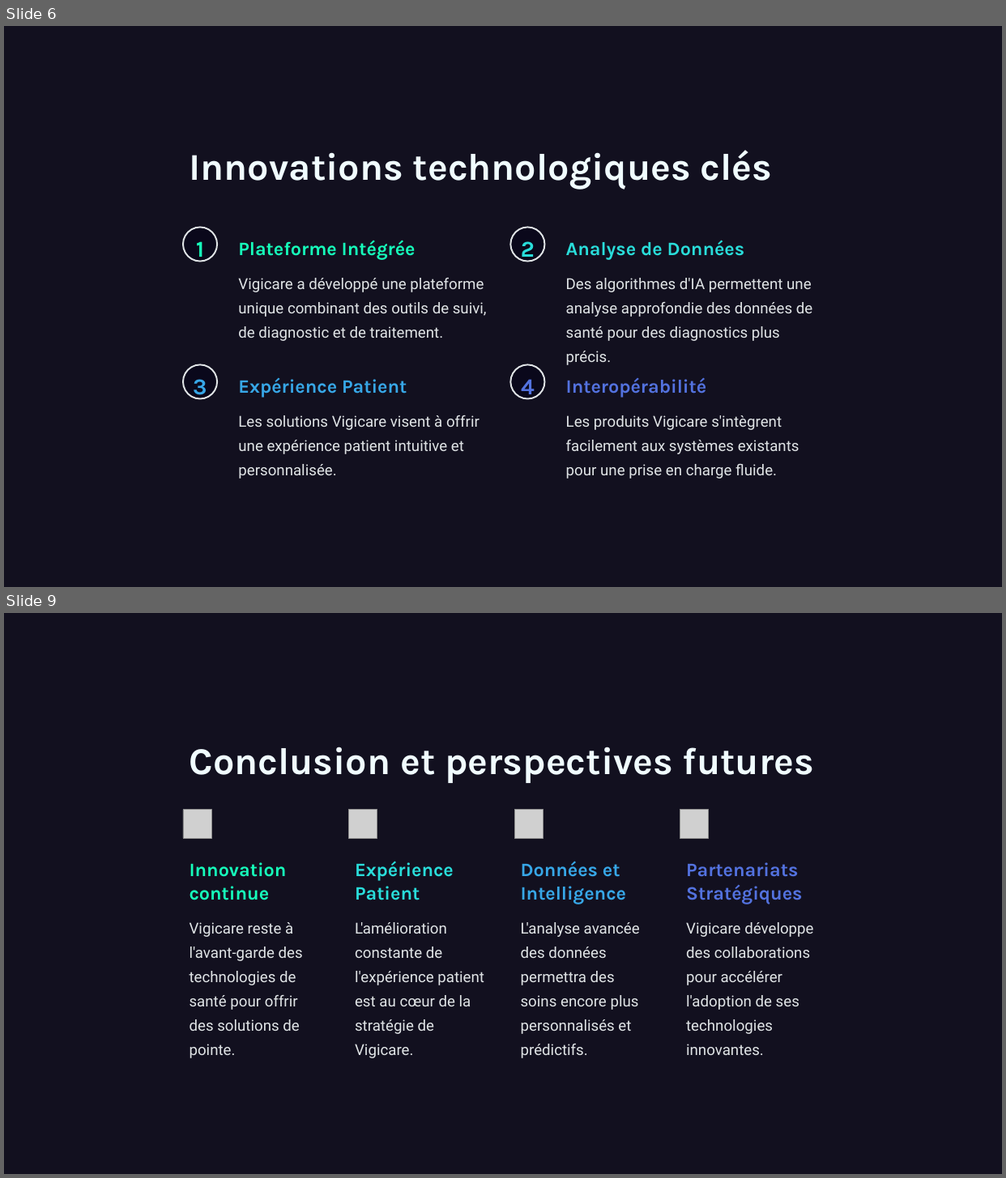
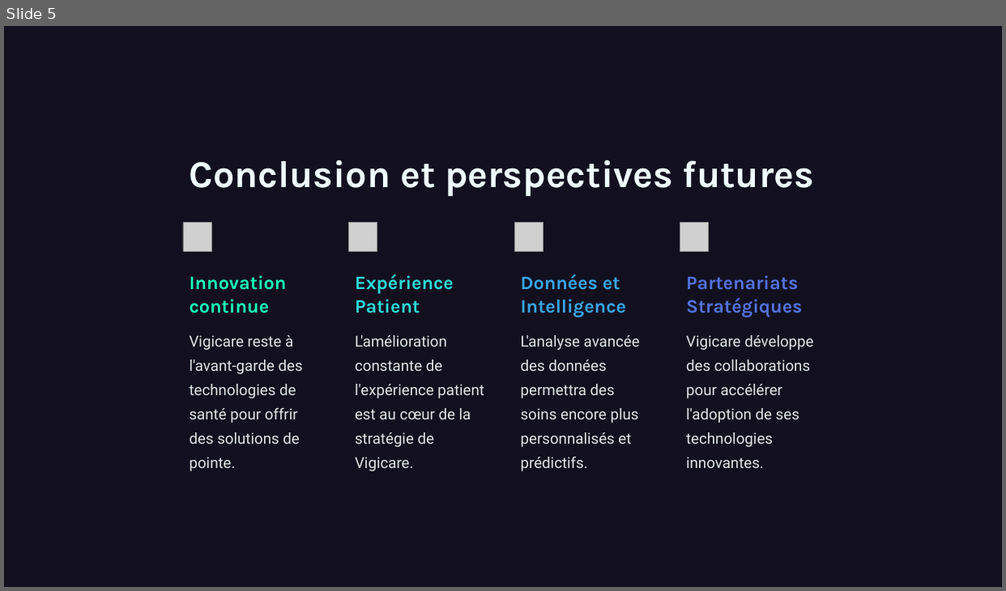
Before and after one commit to youyou2004/portfolio, a slide deck: veille technologique epreuve BTS.pptx. Shown one above the other, each under a label of ours: slides 6 and 9 before the commit, slide 5 after it; the slides between them are not shown. The pictures are 1006x1178 and 1006x591 pixels, drawn with LibreOffice and Linux fonts; fonts in the diff are those of the drawing; grey boxes stand for pictures; background and template pictures are left out; a plain dark background stands for a picture behind light text. Boxes give left, top, right and bottom in pixels: in the first picture for what was removed or moved away, otherwise in the second. Text is boxed around its words. In the diff, an @@ line names an element or a change of style, - is before the commit and + after.

```diff
--- a/veille technologique epreuve BTS.pptx
+++ b/veille technologique epreuve BTS.pptx
@@ slide 6 removed at <box>4,26,1002,587</box>, background picture (left out) @@
@@ rectangle removed at <box>4,26,1002,587</box> @@
@@ text removed at <box>189,150,772,190</box> @@
-Innovations technologiques clés
@@ rounded rectangle removed at <box>183,228,217,262</box> @@
@@ text removed at <box>196,241,204,262</box> @@
-1
@@ text removed at <box>238,240,415,260</box> @@
-Plateforme Intégrée
@@ rounded rectangle removed at <box>510,228,545,262</box> @@
@@ text removed at <box>521,241,535,262</box> @@
-2
@@ text removed at <box>566,240,744,260</box> @@
-Analyse de Données
@@ text removed at <box>238,278,487,341</box> @@
-Vigicare a développé une plateforme unique combinant des outils de suivi, de diagnostic et de traitement.
@@ text removed at <box>566,278,812,341</box> @@
-Des algorithmes d'IA permettent une analyse approfondie des données de santé pour des diagnostics plus précis.
@@ rounded rectangle removed at <box>183,365,217,399</box> @@
@@ rounded rectangle removed at <box>510,365,545,399</box> @@
@@ text removed at <box>193,379,206,399</box> @@
-3
@@ text removed at <box>238,378,407,398</box> @@
-Expérience Patient
@@ text removed at <box>521,379,535,399</box> @@
-4
@@ text removed at <box>566,378,706,398</box> @@
-Interopérabilité
@@ text removed at <box>238,416,479,479</box> @@
-Les solutions Vigicare visent à offrir une expérience patient intuitive et personnalisée.
@@ text removed at <box>566,416,799,479</box> @@
-Les produits Vigicare s'intègrent facilement aux systèmes existants pour une prise en charge fluide.
@@ what was slide 9 is now slide 5 @@
```
Also in this commit, not shown: 5 slides changed, 3 other slides removed.
